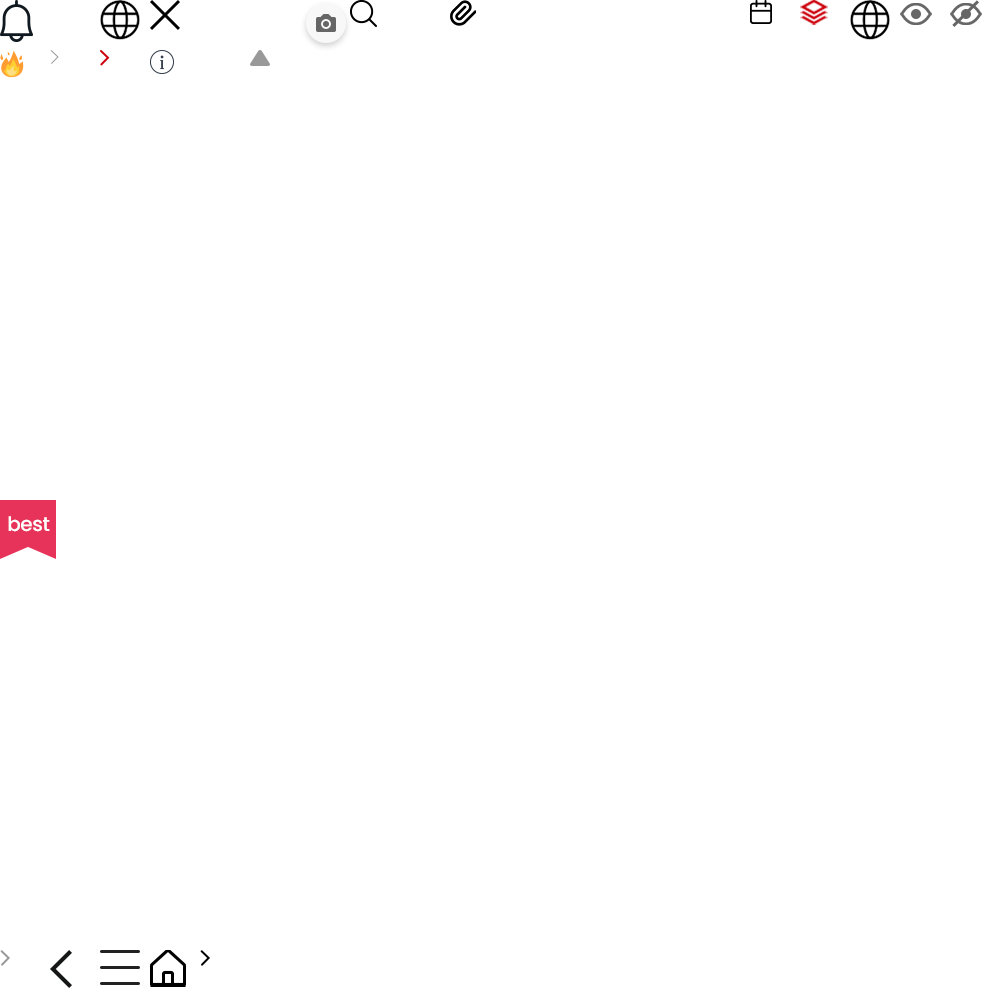
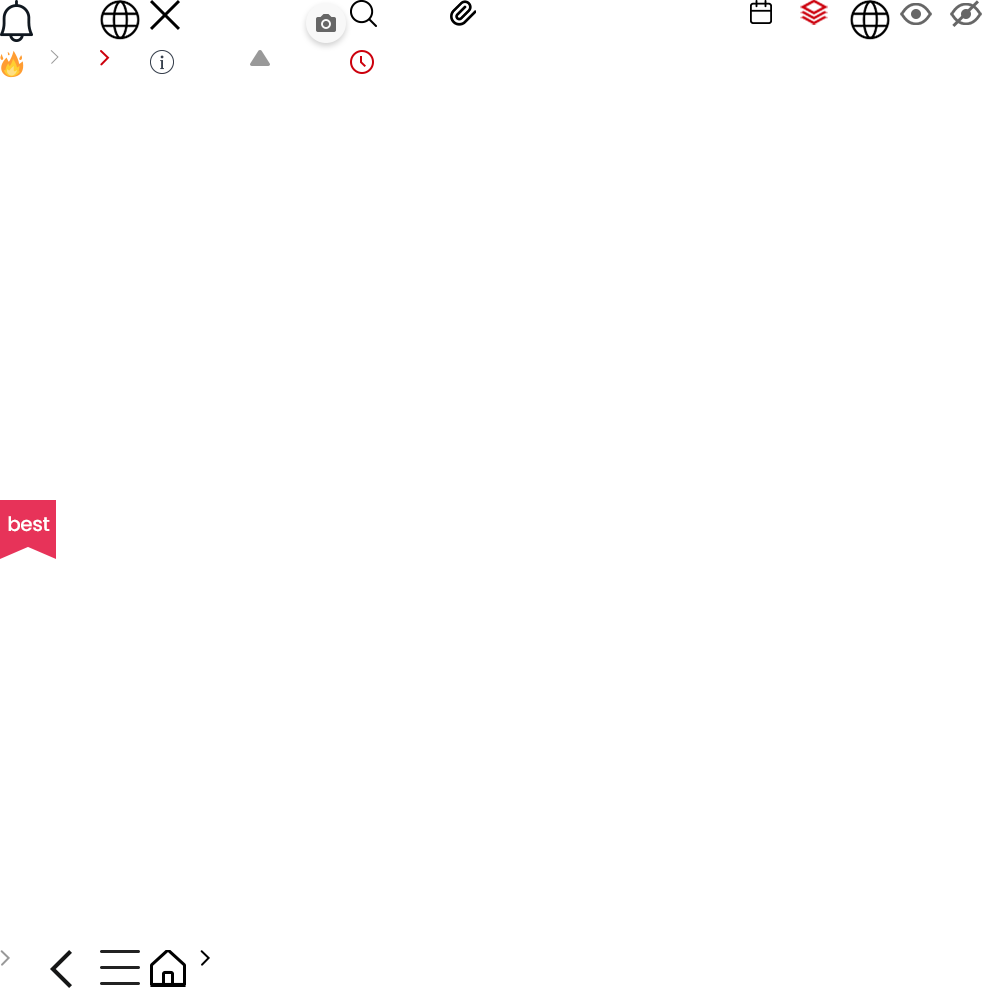
Two versions of the same layered image (1000 × 1000). Layer-by-layer changes:
added layer "레이어 22" in group "그룹 2" over bbox(350, 50, 374, 74)
